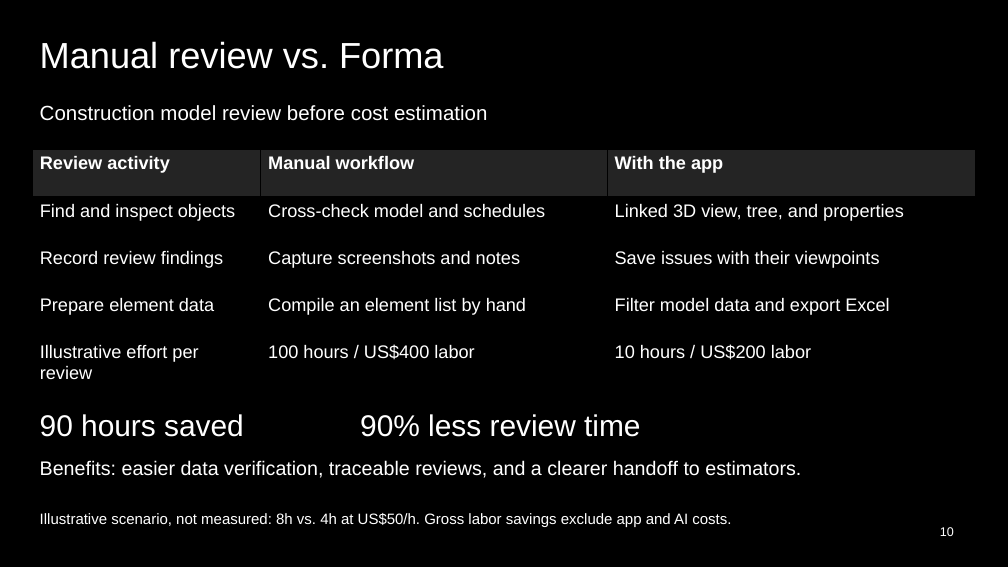
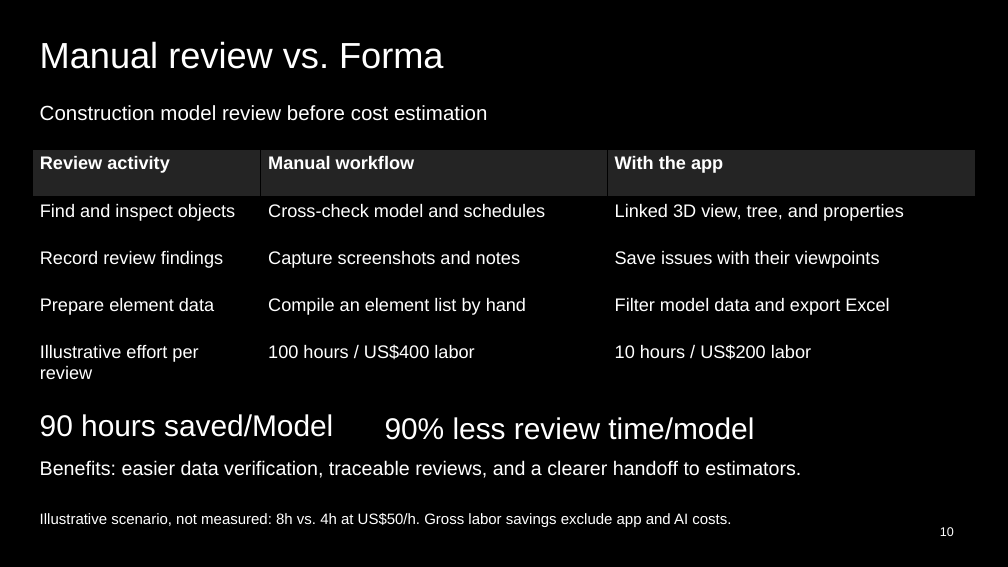
Before and after one commit to chuongmep/hackathon-openai-astra, a slide deck: slide 6 of assets/Forma-Project-Demo.pptx (slide 10 before the commit). Drawn at 1008x567 pixels with LibreOffice and Linux fonts; fonts in the diff are those of the drawing. Boxes give left, top, right and bottom in pixels: in the first picture for what was removed or moved away, otherwise in the second. Text is boxed around its words. In the diff, an @@ line names an element or a change of style, - is before the commit and + after.

```diff
--- a/assets/Forma-Project-Demo.pptx
+++ b/assets/Forma-Project-Demo.pptx
@@ text at box(40, 414, 333, 437): text changed @@
-90 hours saved
+90 hours saved/Model
@@ text at box(385, 417, 754, 440): text changed @@
-90% less review time
+90% less review time/model
```
Also in this commit, not shown: 6 other slides changed, 2 slides added, 8 other files.
